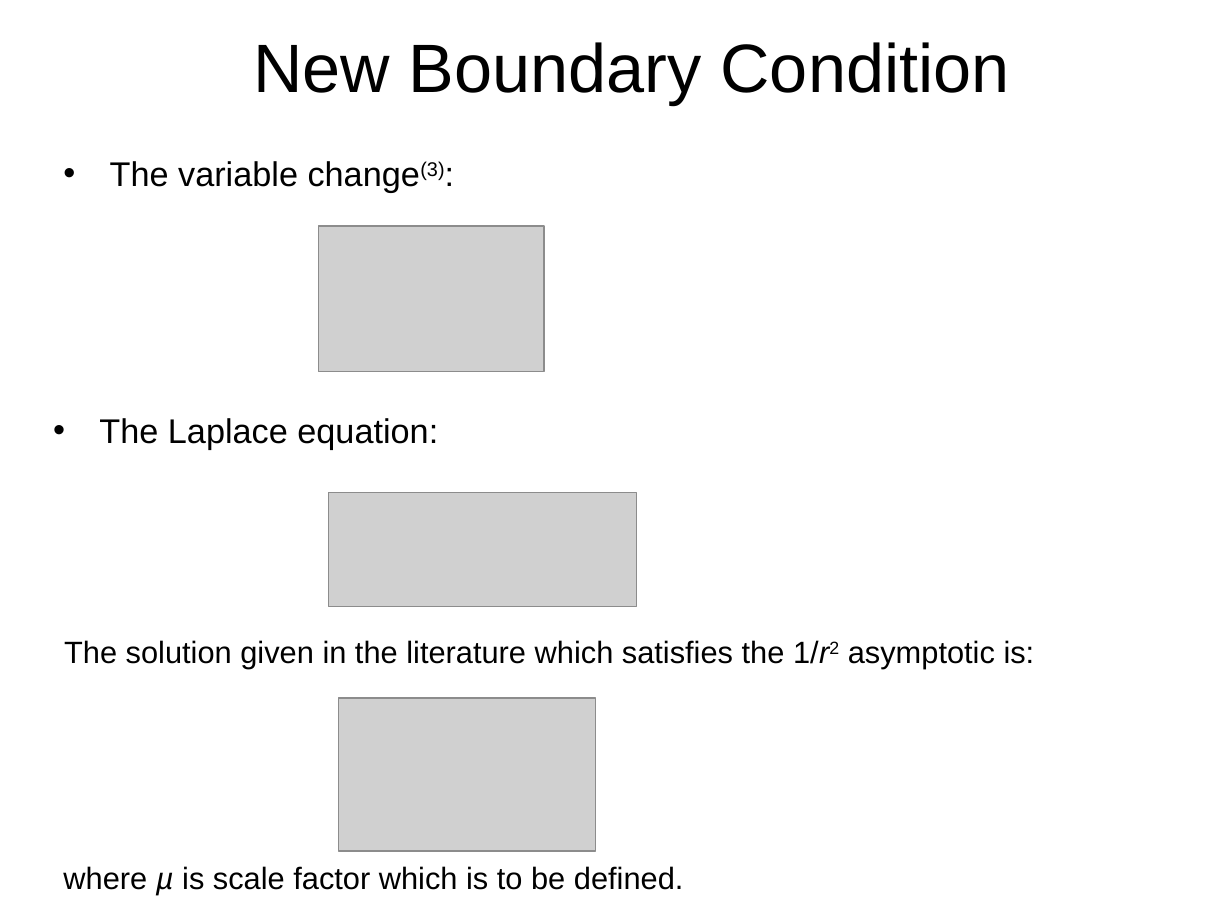
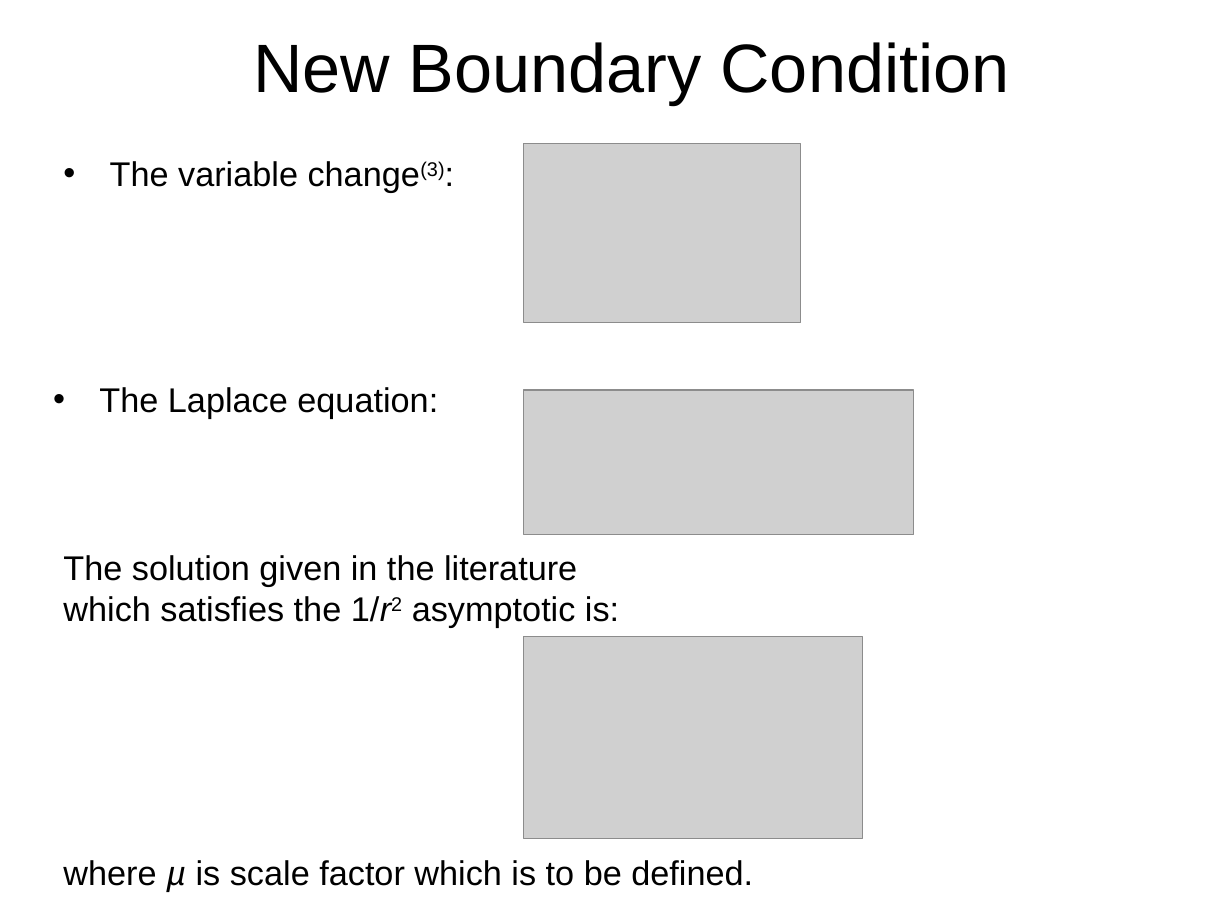
Before and after one commit to CloakMe/Boussinesq, a slide deck: slide 14 of Docu/Presentation Linz/Presentation.ppt (slide 13 before the commit). Drawn at 1232x924 pixels with LibreOffice and Linux fonts; fonts in the diff are those of the drawing; grey boxes stand for pictures. Boxes give left, top, right and bottom in pixels: in the first picture for what was removed or moved away, otherwise in the second. Text is boxed around its words. In the diff, an @@ line names an element or a change of style, - is before the commit and + after.

```diff
--- a/Docu/Presentation Linz/Presentation.ppt
+++ b/Docu/Presentation Linz/Presentation.ppt
@@ picture resized from (x1=318, y1=225, x2=543, y2=371) to (x1=524, y1=144, x2=801, y2=323) @@
@@ text "The Laplace equation:" moved from (x1=99, y1=418, x2=438, y2=449) to (x1=99, y1=387, x2=438, y2=418) @@
@@ picture resized from (x1=329, y1=493, x2=637, y2=607) to (x1=524, y1=391, x2=914, y2=535) @@
@@ text "The solution given in the ..." at (x1=63, y1=555, x2=619, y2=627): size 18 to 20 pt @@
@@ text "The solution given in the ..." moved from (x1=64, y1=640, x2=1035, y2=668) to (x1=63, y1=555, x2=619, y2=627) @@
@@ picture resized from (x1=339, y1=699, x2=595, y2=851) to (x1=524, y1=637, x2=862, y2=839) @@
@@ text "where µ is scale factor ..." at (x1=63, y1=860, x2=753, y2=891): size 18 to 20 pt @@
```
Also in this commit, not shown: 8 other slides changed, 3 slides added, 1 slide removed.
